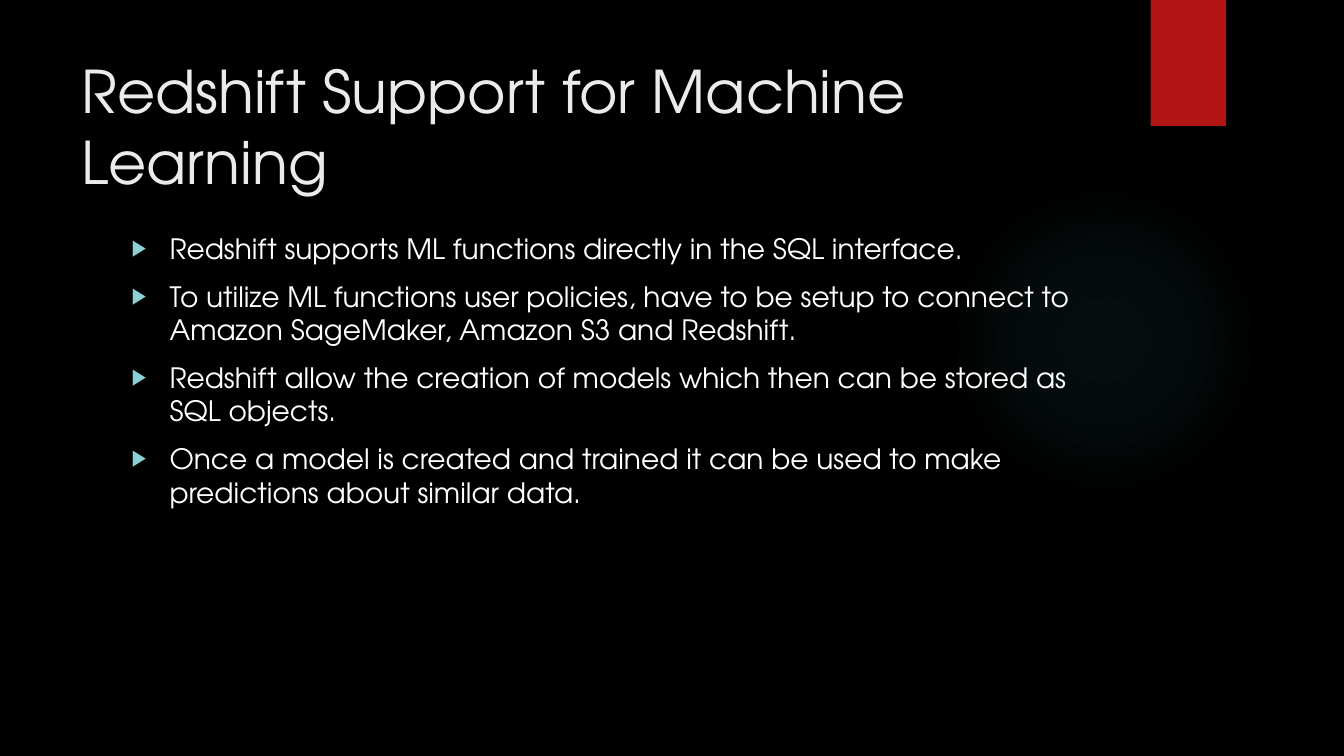
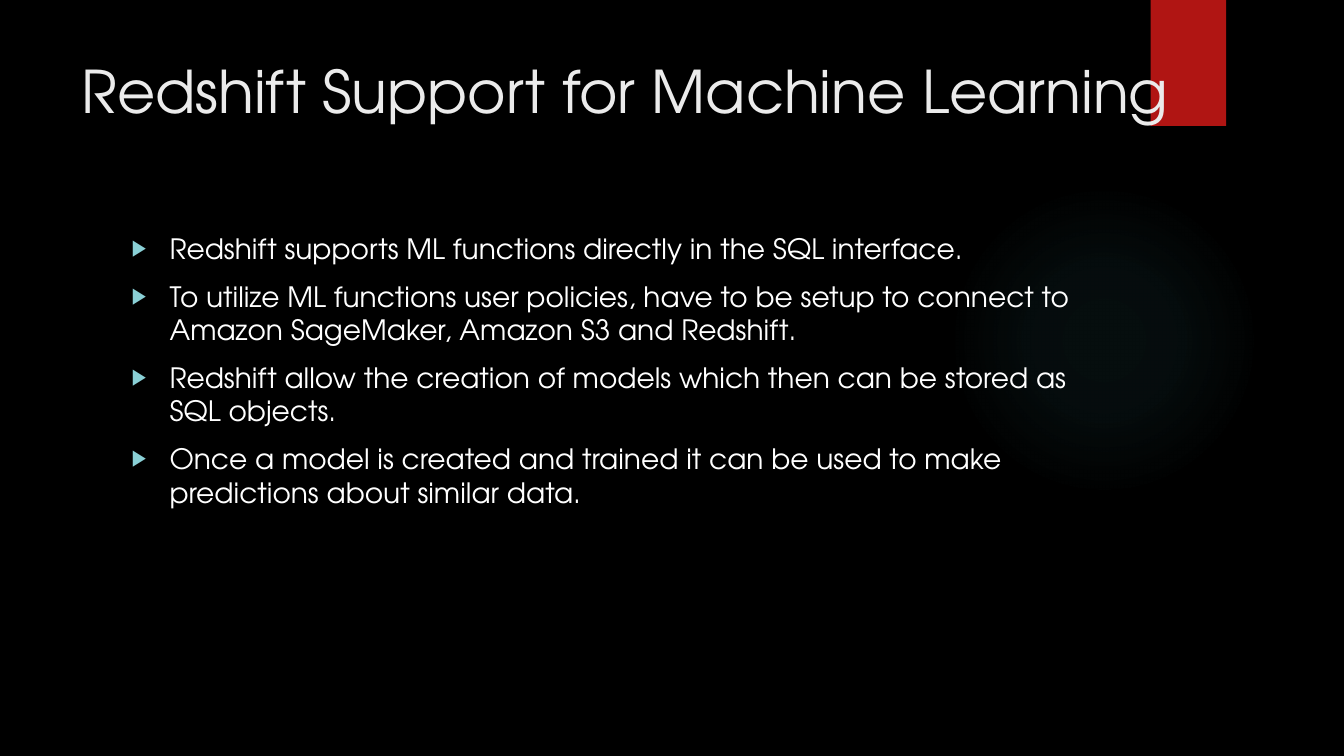
Before and after one commit to blasher565/advDBM_csit565, a slide deck: slide 11 of Final/lasher_redshift_dl_ml_csit565_final.pptx. Drawn at 1344x756 pixels with LibreOffice and Linux fonts; fonts in the diff are those of the drawing; background and template pictures are left out. Boxes give left, top, right and bottom in pixels: in the first picture for what was removed or moved away, otherwise in the second. Text is boxed around its words. In the diff, an @@ line names an element or a change of style, - is before the commit and + after.

```diff
--- a/Final/lasher_redshift_dl_ml_csit565_final.pptx
+++ b/Final/lasher_redshift_dl_ml_csit565_final.pptx
@@ title "Redshift Support for Machine Learning" rewrapped from [81, 68, 906, 197] to [81, 52, 1168, 126] @@
```
Also in this commit, not shown: 7 other slides changed.
